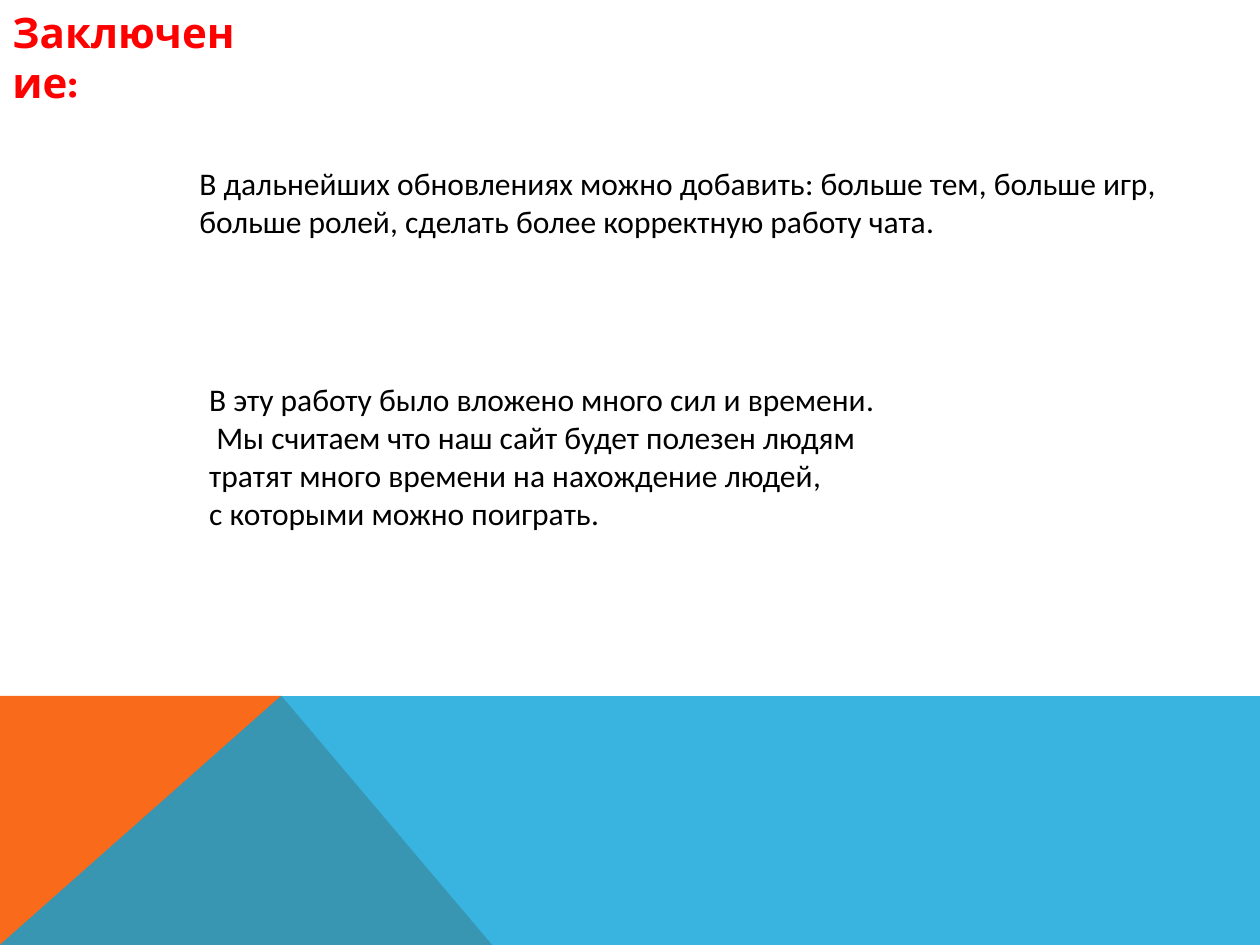
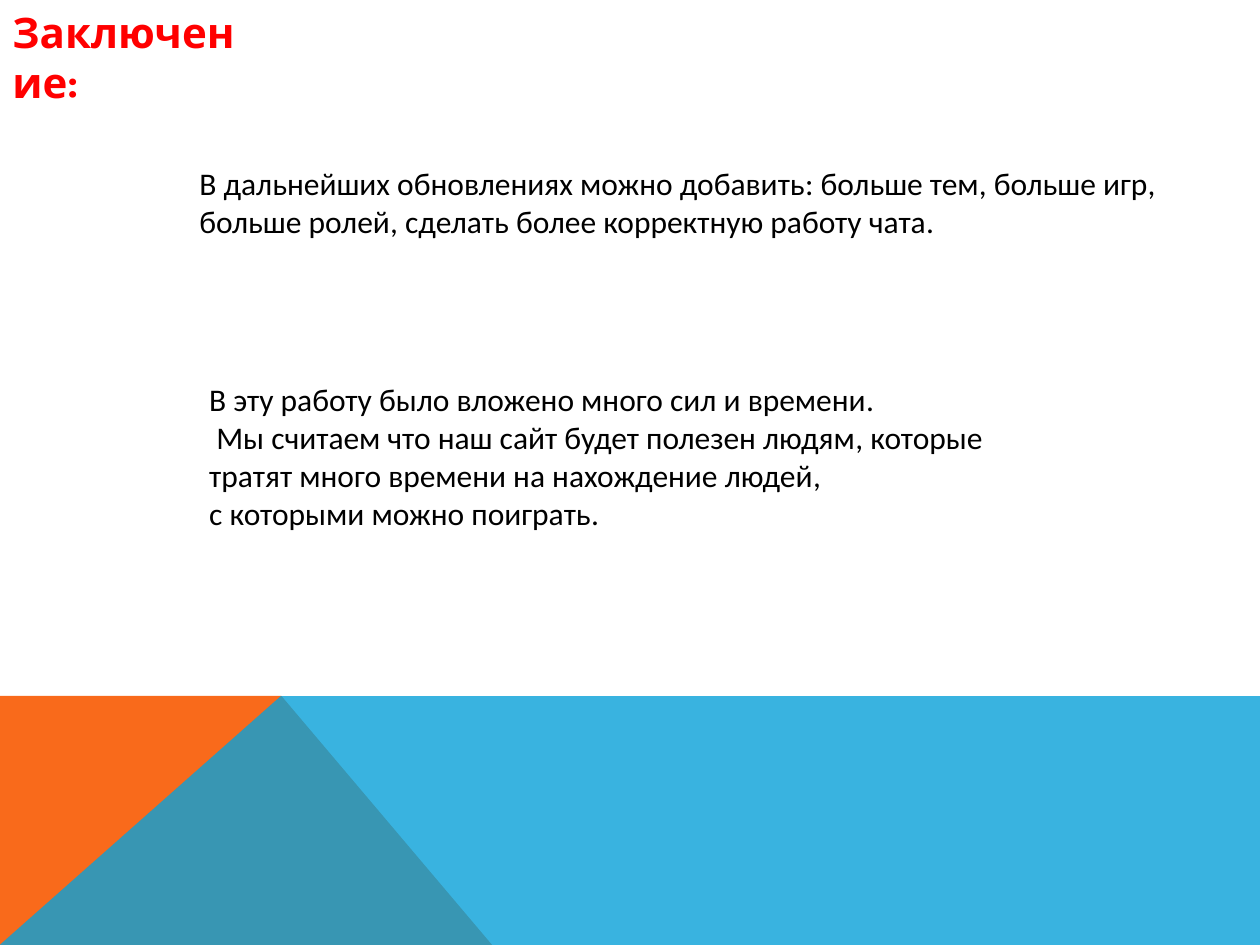
Before and after one commit to godofcs/timmatesearch, a slide deck: slide 7 of docs/mateSearch.pptx. Drawn at 1260x945 pixels with LibreOffice and Linux fonts; fonts in the diff are those of the drawing. Boxes give left, top, right and bottom in pixels: in the first picture for what was removed or moved away, otherwise in the second. Text is boxed around its words. In the diff, an @@ line names an element or a change of style, - is before the commit and + after.

```diff
--- a/docs/mateSearch.pptx
+++ b/docs/mateSearch.pptx
@@ text at box(216, 427, 982, 455): text changed @@
-Мы считаем что наш сайт будет полезен людям
+Мы считаем что наш сайт будет полезен людям, которые
```
Also in this commit, not shown: 11 other files.
